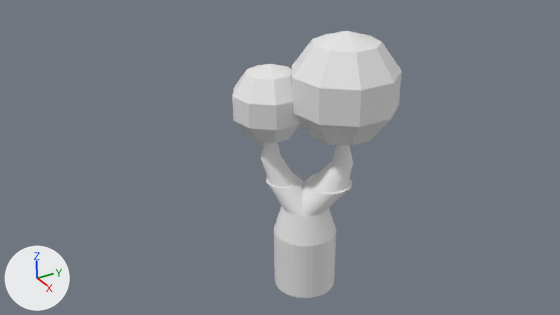
A saved change to the Blender file tree.blend.
Rendered twice from the file's camera 'Camera'. Lighting does not change. The marker at lower left points along +X, +Y and +Z.
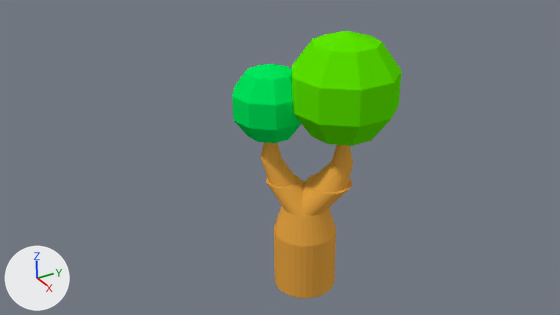
Commit message: Final result

Pixel boxes [x1, y1, x2, y2] of what changed, in the pictures (560 x 315 px):
'Sphere', recoloured (white to green): [292, 31, 402, 146] in both
'Cylinder.001', recoloured (grey to orange): [261, 142, 353, 298] in both
'Sphere.001', recoloured (white to green): [232, 64, 301, 143] in both

The change, as a diff of the scene's bpy script:
```diff
--- a/tree.blend.py
+++ b/tree.blend.py
@@ mat_material_003 @@
+mat_material_003 = diffuse_material('Material.003')
+mat_material_003.base_color = (0.8, 0.377, 0.0574)  # orange #e7a544
@@ mat_material_001 @@
+mat_material_001 = diffuse_material('Material.001')
+mat_material_001.base_color = (0.109, 0.8, 0.0)  # green #5de700
@@ mat_material_002 @@
+mat_material_002 = diffuse_material('Material.002')
+mat_material_002.base_color = (0.0, 0.8, 0.106)  # green #00e75c
@@ me_sphere_001 @@
 me_sphere_001.from_pydata(...)  # 38 vertices, 45 faces; spans x -1.62..1.52, y -1.59..1.59, z -1.7..1.7
+me_sphere_001.materials.append(mat_material_002)  # green #00e75c
@@ me_sphere @@
 me_sphere.from_pydata(...)  # 38 vertices, 45 faces; spans x -1.62..1.52, y -1.59..1.59, z -1.7..1.7
+me_sphere.materials.append(mat_material_001)  # green #5de700
@@ me_cylinder_002 @@
 me_cylinder_002.from_pydata(...)  # 512 vertices, 452 faces; spans x -1.21..1.01, y -1.04..1.4, z -1.0..4.12
+me_cylinder_002.materials.append(mat_material_003)  # orange #e7a544
```
